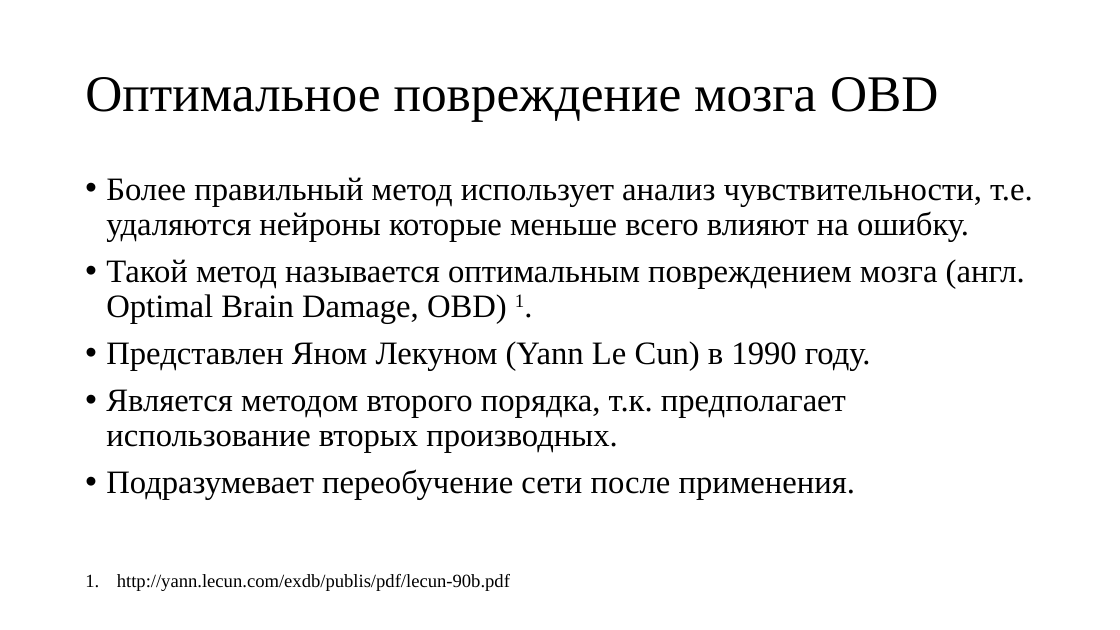
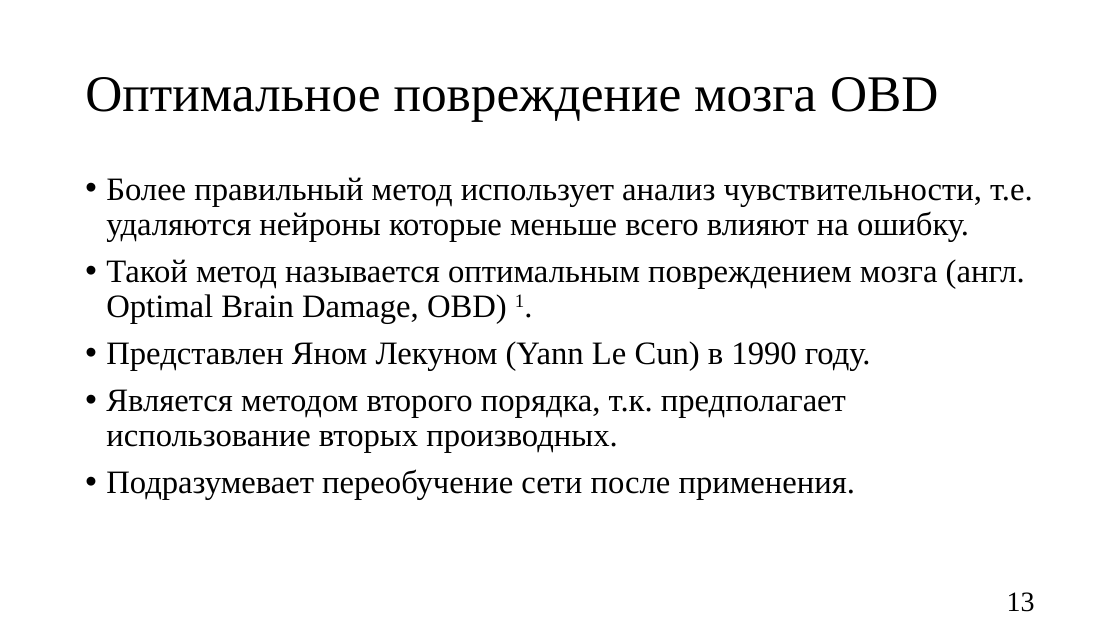
Before and after one commit to sven4500/masters-diploma, a slide deck: slide 13 of Презентация/Пезентация.pptx. Drawn at 1120x630 pixels with LibreOffice and Linux fonts; fonts in the diff are those of the drawing. Boxes give left, top, right and bottom in pixels: in the first picture for what was removed or moved away, otherwise in the second. Text is boxed around its words. In the diff, an @@ line names an element or a change of style, - is before the commit and + after.

```diff
--- a/Презентация/Пезентация.pptx
+++ b/Презентация/Пезентация.pptx
@@ text removed at bbox=[117, 574, 510, 591] @@
-1. http://yann.lecun.com/exdb/publis/pdf/lecun-90b.pdf
@@ page number added at bbox=[1007, 592, 1035, 612], 24 pt, text #000000 @@
+13
```
Also in this commit, not shown: 27 other slides changed.
